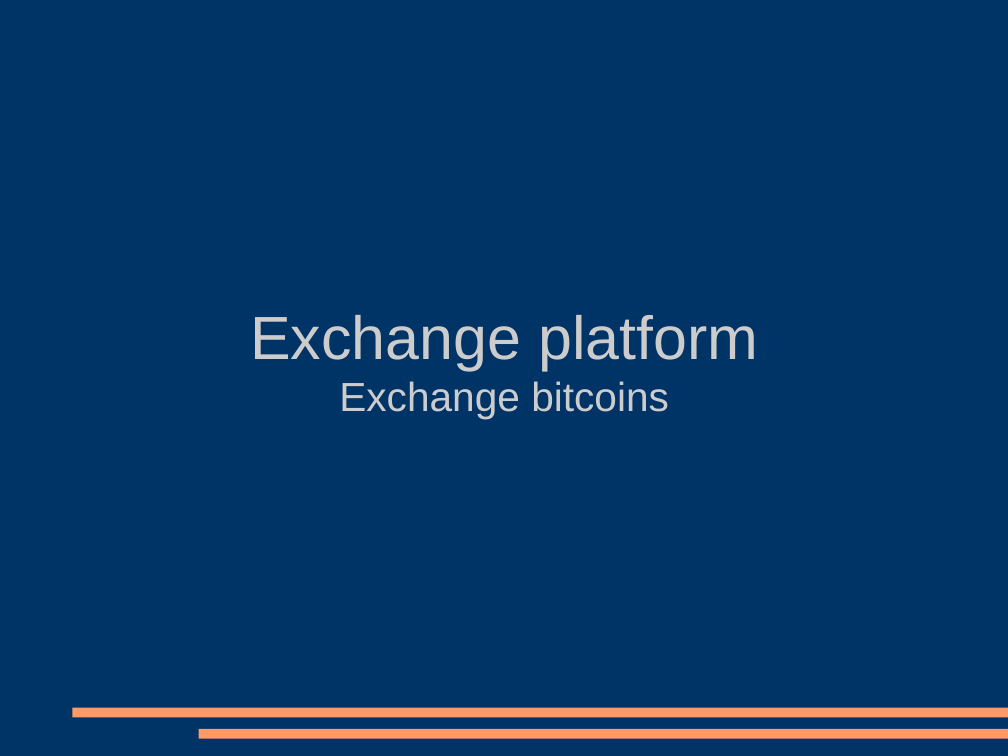
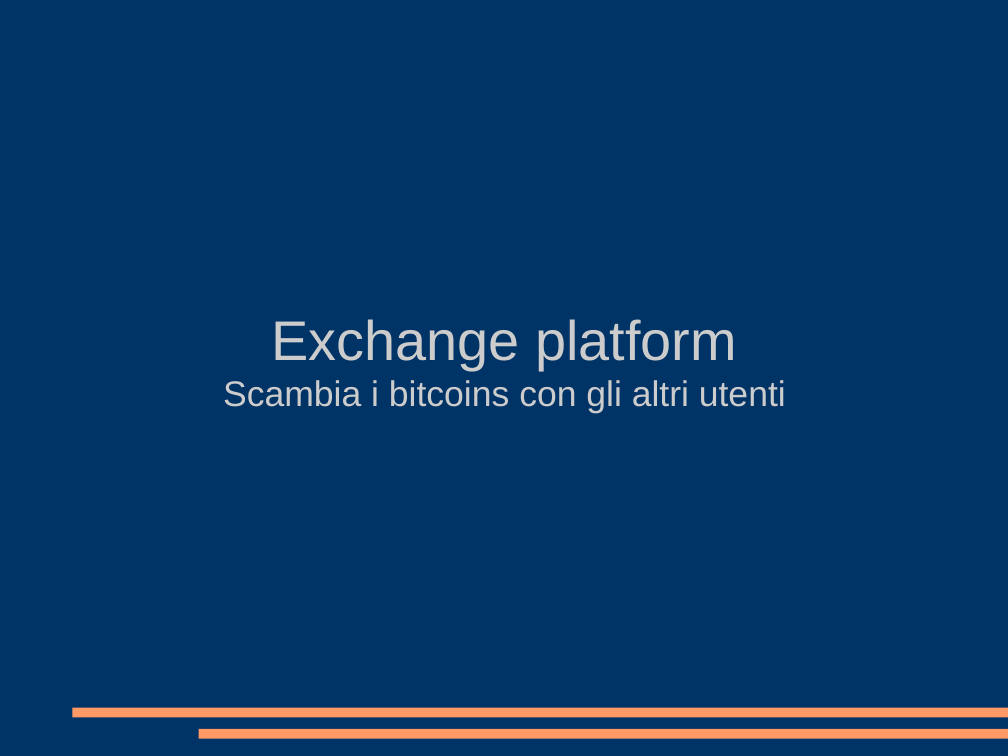
Before and after one commit to fachinmax/exchange_platform, a slide deck: slide 1 of presentazione.odp. Drawn at 1008x756 pixels with LibreOffice and Linux fonts; fonts in the diff are those of the drawing. Boxes give left, top, right and bottom in pixels: in the first picture for what was removed or moved away, otherwise in the second. Text is boxed around its words. In the diff, an @@ line names an element or a change of style, - is before the commit and + after.

```diff
--- a/presentazione.odp
+++ b/presentazione.odp
@@ subtitle at [271, 319, 737, 370]: size 48 to 44 pt in "Exchange platform" @@
@@ subtitle at [223, 380, 786, 414]: text changed; size 32 to 28 pt @@
-Exchange bitcoins
+Scambia i bitcoins con gli altri utenti
```
Also in this commit, not shown: 4 other slides changed, 6 slides added, 1 slide removed.
